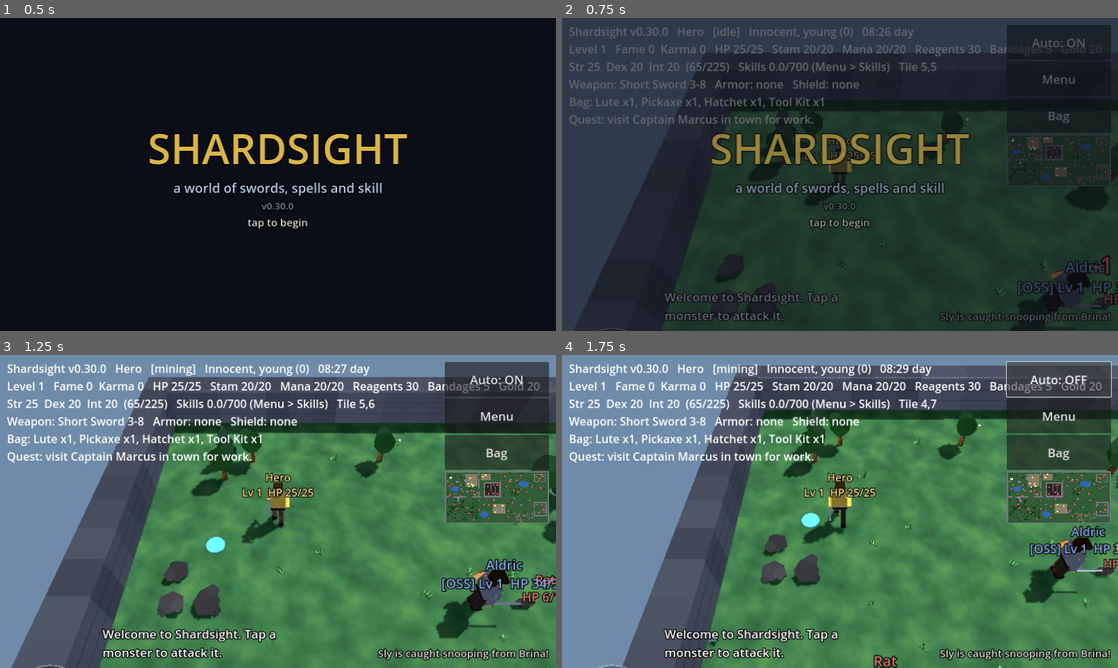
Above: before the commit, frames 1-4 (two rows, left to right).
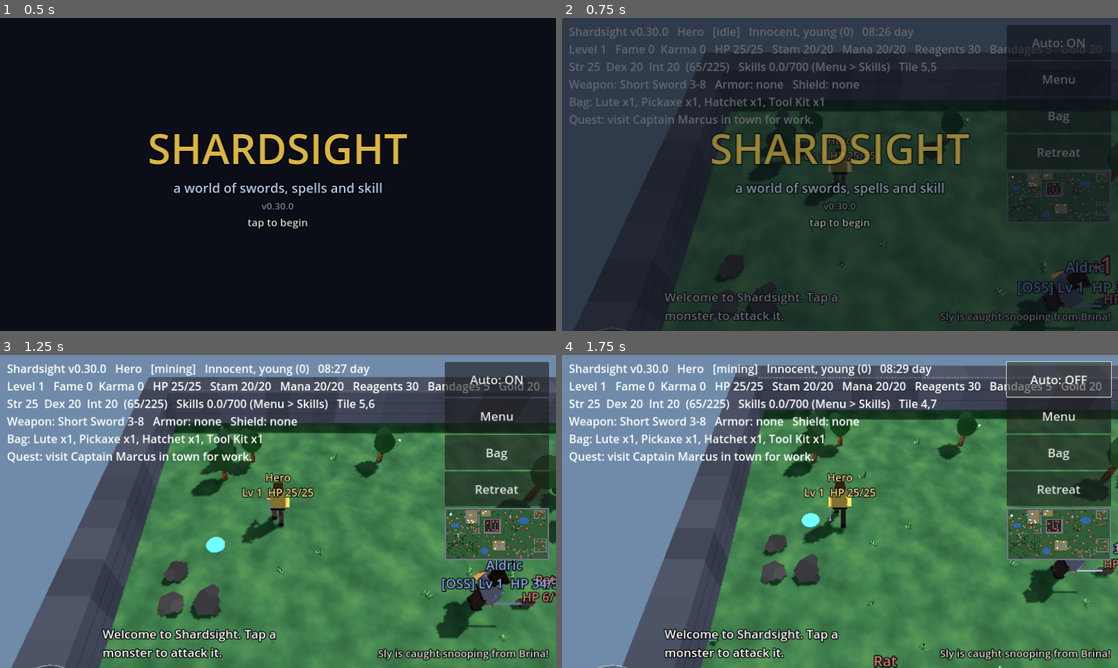
Above: after the commit, the same moments.

Repository: luckovsdeniss-denlu/Shardsight
Game: Godot game, scene res://scenes/main.tscn
Same seed, same stepped clock (60 frames per second), same inputs: the game is played once before the commit and once after it.
Inputs (mouse positions are in pixels of both pictures, inside the frame that each line leads up to):
- Up to frame 1 (0.5 s): no input
- Up to frame 2 (0.75 s): click (1056, 152) at 0.5 s, where only the run after the commit has a clickable "Retreat"
- Up to frame 3 (1.25 s): no input
- Up to frame 4 (1.75 s): click "Auto: ON" at 1.25 s

Frame 1 is identical in both runs. In frame 2, 1.3% of the frame differs, in the area x 80-99%, y 37-65%; in frame 3, 4.4%, in the area x 80-99%, y 37-66%; in frame 4, 4.2%.

Commit message:
Attack any player by hand outside town; Retreat button to break off and heal
Co-Authored-By: Claude Opus 5.5 <noreply@anthropic.com>
Claude-Session: https://claude.ai/code/session_01H6LNxUGdbevPyoRQBBzvxK

Diff:
--- a/scripts/entity.gd
+++ b/scripts/entity.gd
@@ -168,6 +168,7 @@
 var mount_speed := 1.0         # how much faster a rider of this animal goes
 var is_boss := false
 var auto_equip := true         # put on better gear by itself (off after a choice made by hand)
+var retreating := false        # the Retreat button: break off, heal up, get to a healer
 var minion_cd := 10.0
 var stealth_left := 0.0        # metres you can still walk hidden
 var thief_mark: Entity = null
@@ -401,6 +402,9 @@
 	if kind == Kind.PET:
 		_pet_think()
 		return
+	if retreating:
+		_retreat_step()
+		return
 	if kind == Kind.PLAYER and (_try_potion() or _try_bandage()):
 		return
 	var autonomous := kind != Kind.PLAYER or ai_enabled
@@ -693,7 +697,7 @@
 		tame_target = null
 		_pop("interrupted", Color(0.75, 0.75, 0.75))
 	_pop("-%d" % maxi(1, roundi(amount)), Color(1.0, 0.45, 0.4))
-	if target == null and not recovering:
+	if target == null and not recovering and not retreating:
 		target = from                  # fight back
 	if hp <= 0.0:
 		_die(from)
@@ -3722,3 +3726,67 @@
 	if bool(g.get("two_handed", false)) and shield_id != "":
 		return "needs both hands: take off the shield"
 	return ""
+
+
+# --- retreat and heal; attacking players by hand ------------------------------------------
+
+## Retreat: drop the fight, use what heals (potions, bandages, healing spells, Spirit Speak) and
+## head for the nearest healer, who stands in a safe town. Ends once healed and cured.
+func start_retreat() -> void:
+	retreating = true
+	target = null
+	loot_target = null
+	gather_tile = Vector2i(-1, -1)
+	crafting_trip = false
+	if casting_id != "" and String(Spells.LIST[casting_id]["kind"]) in HARMFUL_KINDS:
+		_fizzle("you break off")
+	if is_hero:
+		game.log_event("You break off and retreat to heal.")
+
+
+func stop_retreat() -> void:
+	retreating = false
+
+
+func _retreat_step() -> void:
+	target = null
+	var max_hp := float(stats.max_hp())
+	if hp >= max_hp * 0.95 and poison_level <= 0:
+		retreating = false
+		if is_hero:
+			game.log_event("You are healed and ready.")
+		return
+	_try_potion()
+	if casting_id == "" and cast_cd <= 0.0:
+		if _nearest_threat(5.0) != null and _try_escape_magic():
+			return
+		if poison_level > 0 and _best_spell("cure") != "":
+			start_cast(_best_spell("cure"), self)
+			return
+		var heal_id := _best_spell("heal")
+		if heal_id != "":
+			start_cast(heal_id, self)
+			return
+	if _try_bandage():
+		return
+	var healer := _nearest_role("healer")
+	if healer != null and position.distance_to(healer.position) > 2.0:
+		if path.is_empty() or repath_timer <= 0.0:
+			repath_timer = 0.8
+			go_to(healer.position)
+	else:
+		path.clear()                         # by the healer (or nowhere to go): rest
+
+
+## Why the hero can't attack another player by hand, or "" if it can. Outside town in Felucca
+## anyone is fair game; hitting an innocent makes you a criminal (and a murderer if they die).
+func pvp_problem(v: Entity) -> String:
+	if v == null or v.dead or v == self or v.kind != Kind.PLAYER:
+		return "nobody to attack"
+	if _in_town() or v._in_town():
+		return "nobody fights in town"
+	if _trammel() and not at_war_with(v):
+		return "no player fighting in Trammel"
+	if friends_with(v):
+		return "they're in your guild or an ally"
+	return ""
--- a/scripts/main.gd
+++ b/scripts/main.gd
@@ -28,6 +28,7 @@
 var rain: CPUParticles3D
 var rain_sound := AudioStreamPlayer.new()
 var _joy_timer := 0.0
+var retreat_button: Button
 var players_panel: Control
 var players_box: VBoxContainer
 var bag_panel: Control
@@ -179,6 +180,8 @@
 	corner.add_child(auto_button)
 	corner.add_child(_menu_button("Menu", _open_menu))
 	corner.add_child(_menu_button("Bag", _open_bag))
+	retreat_button = _menu_button("Retreat", _on_retreat)
+	corner.add_child(retreat_button)
 	minimap.setup(self, world)
 	corner.add_child(minimap)
 	corner.set_anchors_and_offsets_preset(Control.PRESET_TOP_RIGHT, Control.PRESET_MODE_MINSIZE, 16)
@@ -1913,10 +1916,32 @@
 			p.mounted_on.display_name if p.mounted_on != null else "on foot"]))
 		if focus != null:
 			players_box.add_child(_action("Walk over to %s" % p.display_name, _on_walk_to_player.bind(p), not hero.dead))
-			if hero._is_fair_target(p):
-				players_box.add_child(_action("Attack %s" % p.display_name, _on_attack_player.bind(p), not hero.dead))
+			var problem := hero.pvp_problem(p)
+			var innocent := p.notoriety() == Entity.Notoriety.BLUE and not hero.at_war_with(p)
+			if problem == "":
+				players_box.add_child(_action("Attack %s%s" % [p.display_name,
+					" (an innocent: you become a criminal)" if innocent else ""], _on_attack_player.bind(p), not hero.dead))
+			else:
+				players_box.add_child(_info("You can't attack %s: %s." % [p.display_name, problem]))
 			players_box.add_child(_menu_button("All players", _open_players.bind(null)))
 	players_box.add_child(_menu_button("Back", _close_players))
+
+
+## The Retreat button: break off and heal (press again to stop).
+func _on_retreat() -> void:
+	if hero.dead:
+		return
+	if hero.retreating:
+		hero.stop_retreat()
+		log_event("You stop retreating.")
+	else:
+		hero.start_retreat()
+	_update_retreat_button()
+
+
+func _update_retreat_button() -> void:
+	if retreat_button != null:
+		retreat_button.text = "Retreating..." if hero.retreating else "Retreat"
 
 
 func _on_walk_to_player(p: Entity) -> void:
@@ -1927,7 +1952,11 @@
 
 func _on_attack_player(p: Entity) -> void:
 	_close_players()
+	hero.retreating = false
+	hero.recovering = false
+	hero.pause = MANUAL_PAUSE
 	hero.target = p
+	log_event("You attack %s!" % p.display_name)
 
 
 func _open_players(focus: Entity) -> void:
@@ -2478,6 +2507,7 @@
 	if autotest:
 		_autotest_tick(delta)
 	_joystick_step(delta)
+	_update_retreat_button()
 	if not _tips_left.is_empty():
 		_tip_timer -= delta
 		if _tip_timer <= 0.0:
Not shown, changed: CHANGELOG.md
